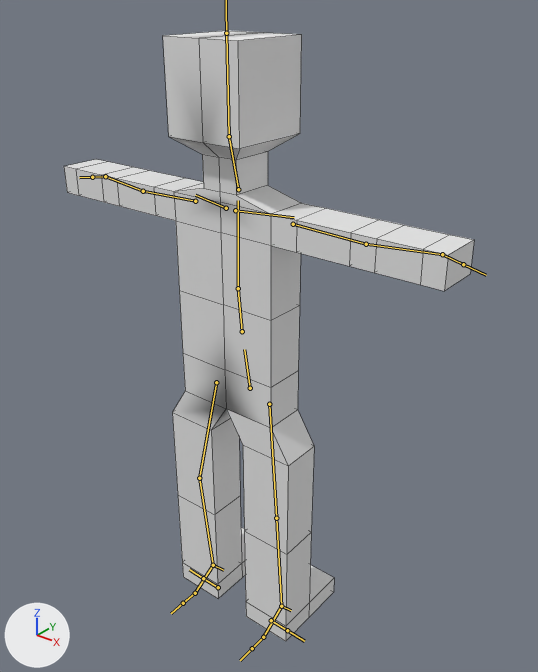
Renders of the FBX model Assets/avataranim.fbx from each side of a commit.
The view is the same before and after, from a 50 mm lens placed at (1.95, -2.22, 3.01), pointed at (0.0, 0.21, 1.5). Lighting does not change. The marker at lower left points along +X, +Y and +Z. The bones that bend it are drawn over the model as lines. Mesh edges are drawn as thin lines.
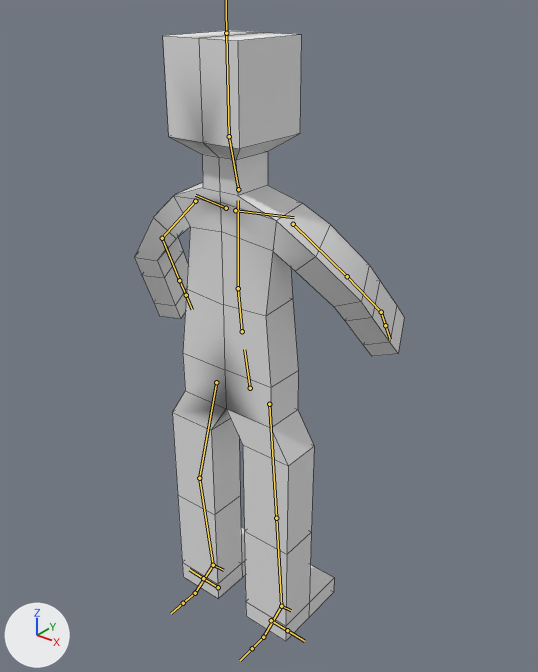
The newer file adds an action. The first version stands in its rest pose; the second is drawn at frame 11 of the action 'metarig|rightArmFor'.

Location of each change, [x1, y1, x2, y2] in pixels of the pictures (538 x 672 px):
'Cube', posed (34% narrower): before [64, 30, 474, 641]; after [135, 30, 404, 641]
bone 'upper_arm.L', root to tip: before (293, 224) to (366, 244); after (293, 224) to (347, 276)
bone 'forearm.L', root to tip: before (366, 244) to (442, 254); after (347, 276) to (381, 312)
bone 'upper_arm.R', root to tip: before (195, 201) to (143, 191); after (195, 201) to (162, 238)
bone 'forearm.R', root to tip: before (143, 191) to (105, 176); after (162, 238) to (179, 280)

The change in detail:
Bone 'upper_arm.L' (bone_upper_arm_l) turns from (0, 0, 0) to (-28, 2, -60) degrees about its own x, y and z.
Bone 'forearm.L' (bone_forearm_l) turns from (0, 0, 0) to (-7, -1, -16) degrees about its own x, y and z.
Bone 'upper_arm.R' (bone_upper_arm_r) turns from (0, 0, 0) to (1, -28, 40) degrees about its own x, y and z.
Bone 'forearm.R' (bone_forearm_r) turns from (0, 0, 0) to (-8, 0, 49) degrees about its own x, y and z.
